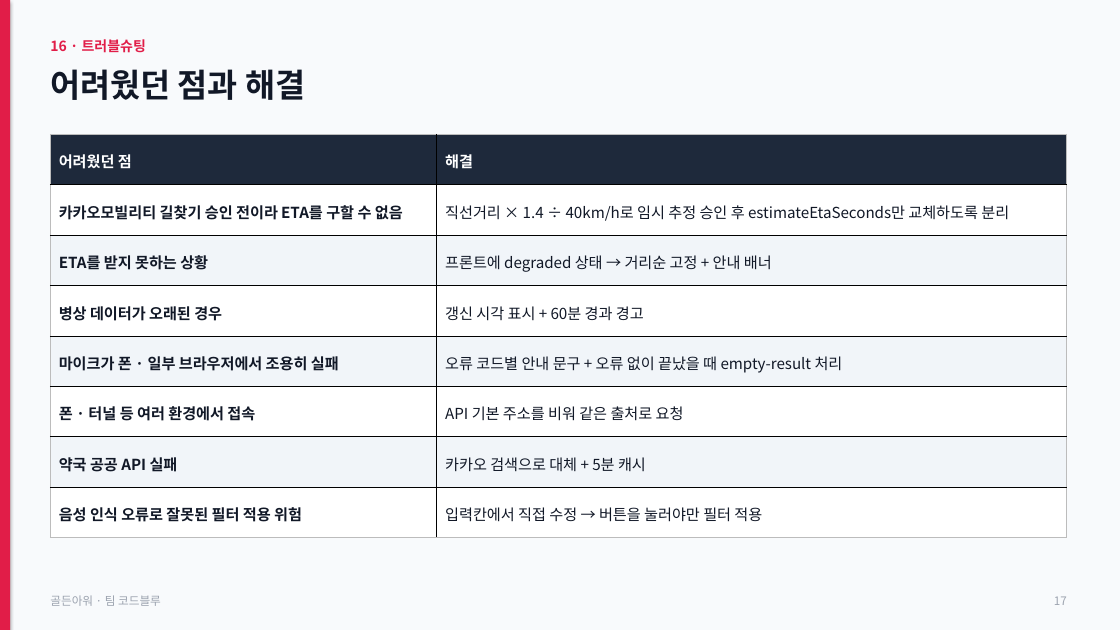
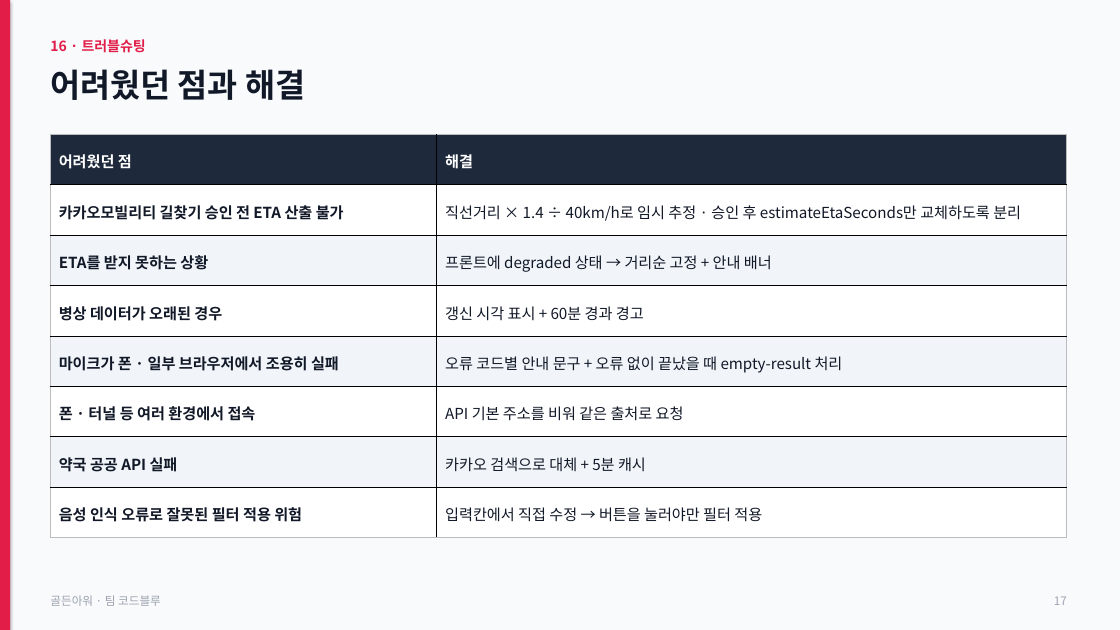
Before and after one commit to jhh1216/hourppt, a slide deck: slide 17 of golden-hour.pptx. Drawn at 1120x630 pixels with LibreOffice and Linux fonts; fonts in the diff are those of the drawing. Boxes give left, top, right and bottom in pixels: in the first picture for what was removed or moved away, otherwise in the second. Text is boxed around its words. In the diff, an @@ line names an element or a change of style, - is before the commit and + after.

```diff
--- a/golden-hour.pptx
+++ b/golden-hour.pptx
@@ table at bbox=[50, 134, 1067, 538] @@
-row 2, column 1: 카카오모빌리티 길찾기 승인 전이라 ETA를 구할 수 없음
+row 2, column 1: 카카오모빌리티 길찾기 승인 전 ETA 산출 불가
-row 2, column 2: 직선거리 × 1.4 ÷ 40km/h로 임시 추정 승인 후 estimateEtaSeconds만 교체하도록 분리
+row 2, column 2: 직선거리 × 1.4 ÷ 40km/h로 임시 추정 · 승인 후 estimateEtaSeconds만 교체하도록 분리
```
Also in this commit, not shown: 7 other slides changed, 2 other files.
